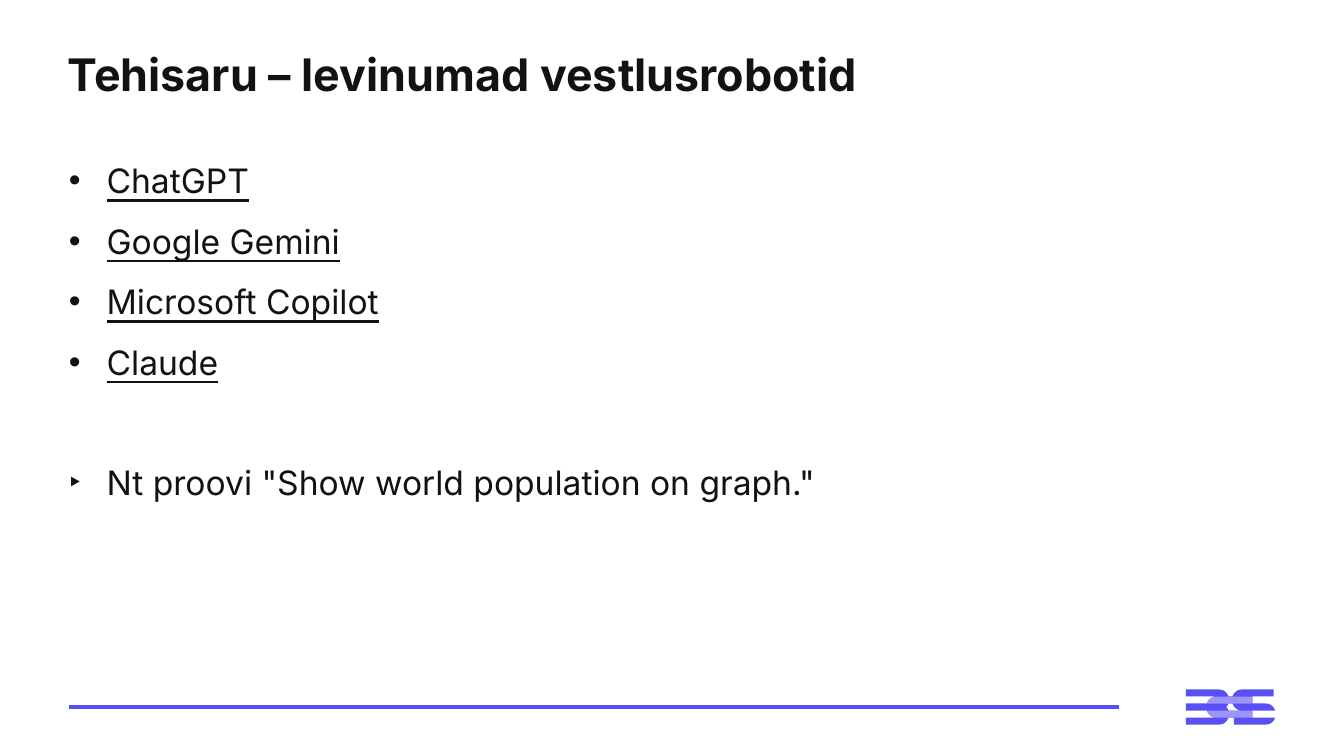
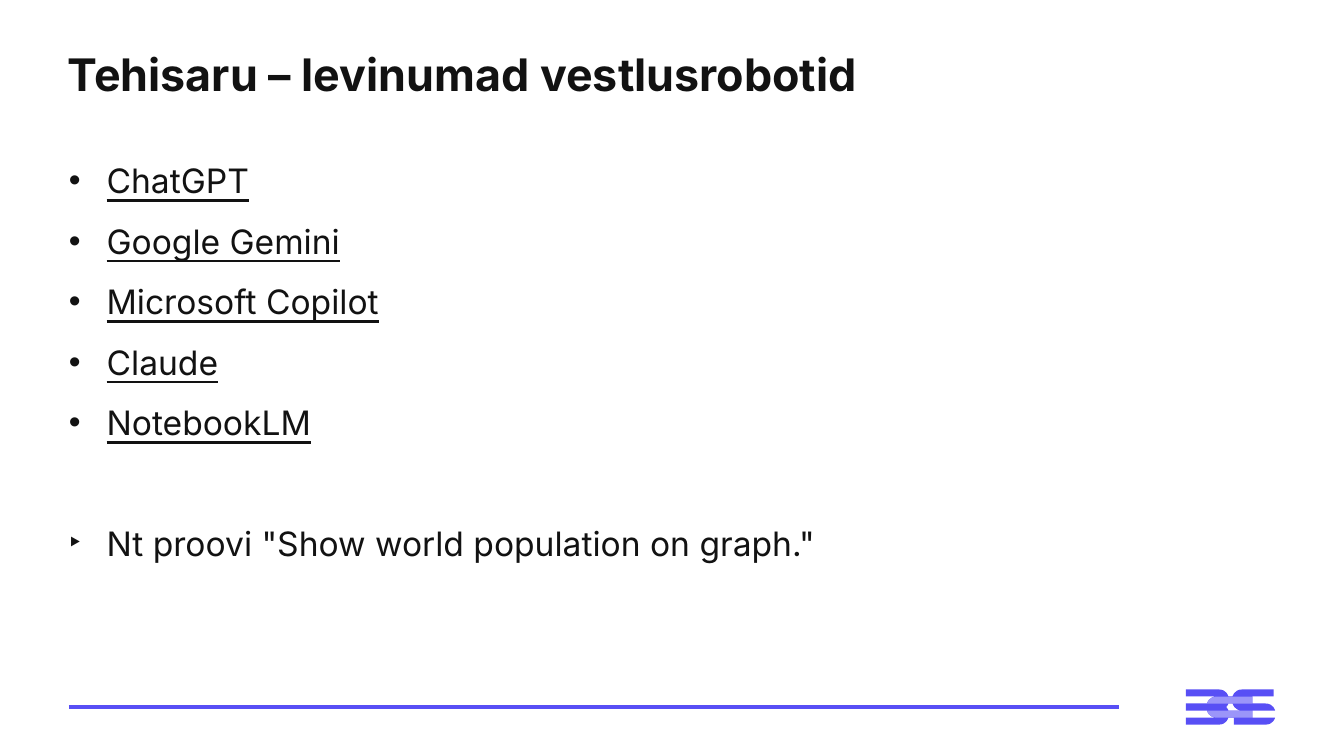
Before and after one commit to virverani/andmetarkus_2026_kevad, a slide deck: slide 7 of Day15/15-paev-andmetarkus-esitlus.pptx (slide 5 before the commit). Drawn at 1344x756 pixels with LibreOffice and Linux fonts; fonts in the diff are those of the drawing. Boxes give left, top, right and bottom in pixels: in the first picture for what was removed or moved away, otherwise in the second. Text is boxed around its words. In the diff, an @@ line names an element or a change of style, - is before the commit and + after.

```diff
--- a/Day15/15-paev-andmetarkus-esitlus.pptx
+++ b/Day15/15-paev-andmetarkus-esitlus.pptx
@@ text at [107, 410, 311, 443]: paragraph added @@
+• NotebookLM
```
Also in this commit, not shown: 3 other slides changed, 1 slide added, 12 other files.
